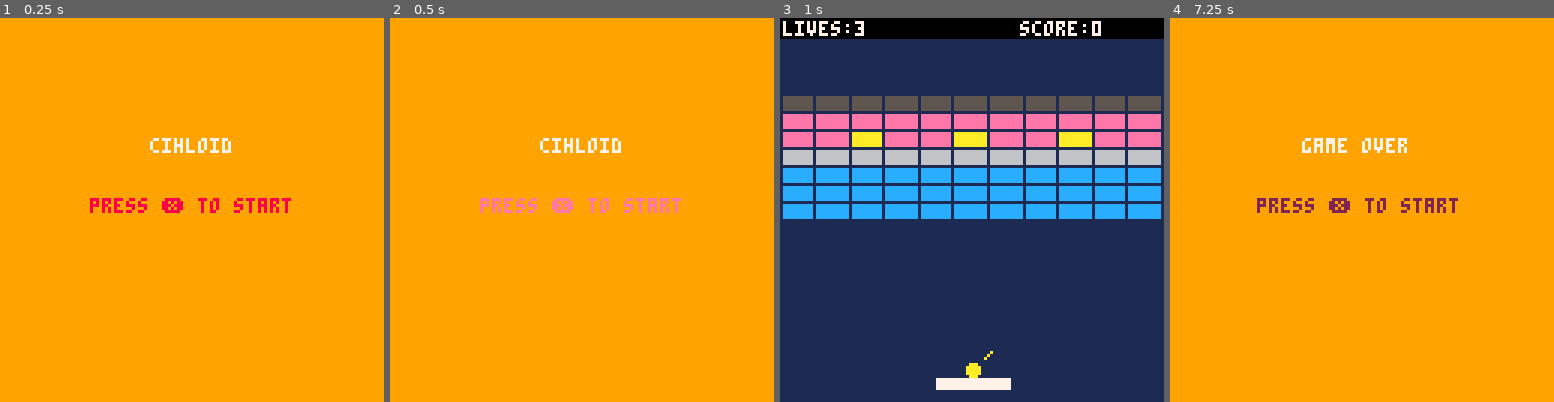
Above: before the commit, frames 1-4 (left to right).
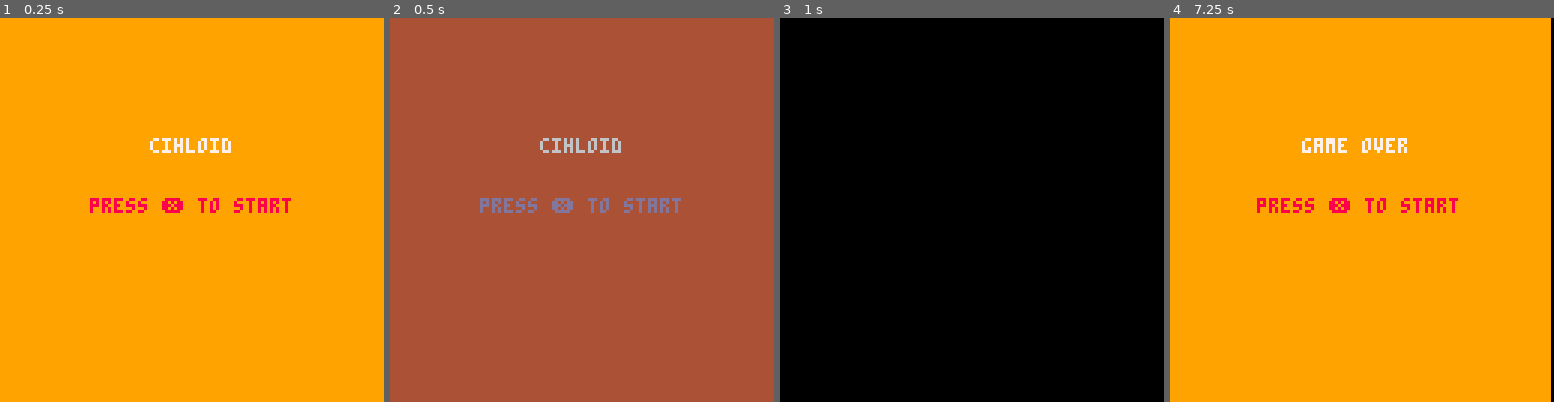
Above: after the commit, the same moments.

Repository: beavisCZ/Pico-8
Game: PICO-8 cartridge carts/cihloid.p8
The game is run twice, just before and just after one commit, with the same random seed, the same clock (stepped at 60 frames per second) and the same inputs.
Inputs:
- Up to frame 1 (0.25 s): no input
- Up to frame 2 (0.5 s): tap X (X key) at 0.33 s
- Up to frame 3 (1 s): tap O (Z key) at 0.7 s
- Up to frame 4 (7.25 s): tap X (X key) at 1.07, 1.85, 2.97, 4.08, 5.2, 6.32 s; hold Right 1.6-2.1 s; tap O (Z key) every 0.4 s from 1.7 to 6.9 s; hold Up 2.15-2.42 s; hold Right 2.47-3.03 s; hold Left 3.08-3.58 s; hold Down 3.63-3.97 s; hold Right 4.02-4.68 s; hold Up 4.73-5.03 s; hold Left 5.08-5.68 s; hold Down 5.73-6.03 s; hold Right 6.08-6.58 s; hold Right 6.63-7.13 s; hold Up from 7.18 s (still down)

Frame 1 is identical in both runs. In frame 2, 100% of the frame differs, in the area x 0-100%, y 0-100%; in frame 3, 95%; in frame 4, 1.6%.

Commit message:
ch35 fadeout

Diff:
--- a/carts/cihloid.p8
+++ b/carts/cihloid.p8
@@ -36,7 +36,8 @@
     blinkgreen_i=1
     blinkred=red
     blinkred_i=1
-
+    fadeperc=0
+    fadelength=40
     startcountdown=-1
 end
 
@@ -62,15 +63,18 @@
     if startcountdown<0 then
         if (btn(fire2)) then
             sfx(13)
-            startcountdown=30
+            startcountdown=fadelength
             blinkspeed=1
+            fadeperc=0
         end
     else
         startcountdown-=1
+        fadeperc=(fadelength-startcountdown)/fadelength
         if startcountdown<1 then
             startgame()
             blinkspeed=7
             startcountdown=-1
+            fadeperc=0
         end
     end
 end
@@ -79,15 +83,18 @@
     if startcountdown<0 then
         if (btn(fire2)) then
             sfx(13)
-            startcountdown=30
+            startcountdown=fadelength
             blinkspeed=1
+            fadeperc=0
         end
     else
         startcountdown-=1
+        fadeperc=(fadelength-startcountdown)/fadelength
         if startcountdown<1 then
             startgame()
             blinkspeed=7
             startcountdown=-1
+            fadeperc=0
         end
     end
 end
@@ -96,15 +103,18 @@
     if startcountdown<0 then
         if (btn(fire2)) then
             sfx(13)
-            startcountdown=30
+            startcountdown=fadelength
             blinkspeed=1
+            fadeperc=0
         end
     else
         startcountdown-=1
+        fadeperc=(fadelength-startcountdown)/fadelength
         if startcountdown<1 then
             nextlevel()
             blinkspeed=7
             startcountdown=-1
+            fadeperc=0
         end
     end
 end
@@ -662,6 +672,8 @@
     elseif (mode=="levelover") then
         draw_levelover()
     end
+    pal()
+    if fadeperc!=0 then fadepal(fadeperc) end
 end
 
 function draw_start()
@@ -672,7 +684,8 @@
 end
 
 function draw_gameover()
-    cls(orange)
+    cls()
+    rectfill(0,0,127,127,orange)
     print("game over",45,40,white)
     print("press ❎ to start ",30,60, blinkred)
 end
@@ -785,6 +798,7 @@
 end
 
 -------juicy stuff---------
+--shake screen
 function doshake()
     local shakex=(16-rnd(32))*shake
     local shakey=(16-rnd(32))*shake
@@ -793,6 +807,7 @@
     if shake<0.05 then shake=0 end
 end
 
+--blinking text
 function doblink()
     local green_seq = {dark_green, green, white, green}
     local red_seq={dark_purple,red,pink,red}
@@ -805,6 +820,21 @@
         blinkred_i+=1
         if blinkgreen_i>#green_seq then blinkgreen_i=1 end
         if blinkred_i>#red_seq then blinkred_i=1 end
+    end
+end
+
+--fading
+function fadepal(_perc)
+    local p=flr(mid(0,_perc*100,100))
+    local kmax, col, dpal, j, k
+    dpal={0,1,1,2,1,13,6,4,4,9,3,13,1,13,14}
+    for j=1,15 do
+        col=j
+        kmax=(p+(j*1.46))/22
+        for k=1,kmax do
+            col=dpal[col]
+        end
+        pal(j,col,1)
     end
 end
 
